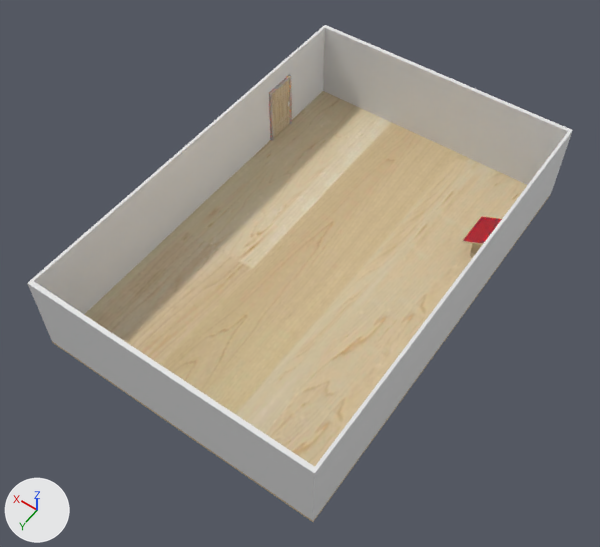
The Blender file Model_Final.blend: old version first, new version second.
Both versions are drawn from a 50 mm lens placed at (-9.72, 14.72, 21.99), pointed at (-0.07, 1.2, 0.75). Lighting does not change. The marker at lower left points along +X, +Y and +Z.

Names of what the first picture shows: 'Cua', 'Floor', 'Wall'.
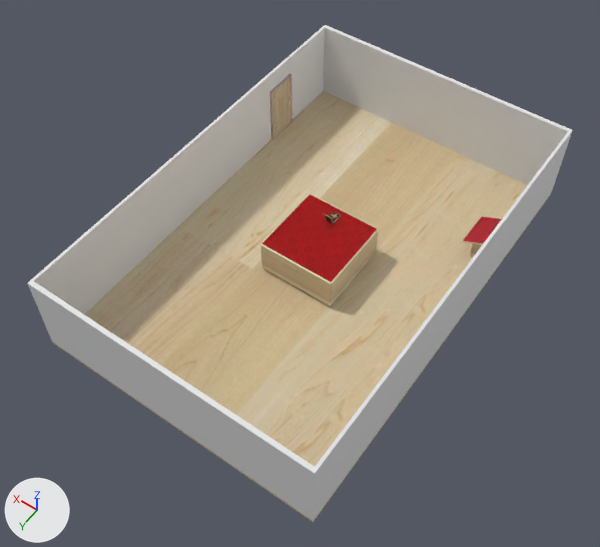
Location of each change, [x1, y1, x2, y2] in pixels of the pictures (600 x 547 px):
'Tu_to_khong_kinh', shown: after [261, 194, 378, 305]
'Cua', moved, rescaled: before [269, 75, 292, 141]; after [270, 74, 292, 140]
'3d-model.001', added: after [324, 212, 341, 224]

What changed in the scene script:
```text
Add img_brushed_gold_01_1k_base_color_png:
    img_brushed_gold_01_1k_base_color_png = load_image('Brushed_gold_01_1K_Base_Color.png', 'Texture/Brushed_gold_01_1K_Base_Color.png', 1024, 1024, 'sRGB')
Add img_1k_casino_carpet_4_diffuse_jpg:
    img_1k_casino_carpet_4_diffuse_jpg = load_image('1K-casino_carpet_4-diffuse.jpg', 'Texture/1K-casino_carpet_4-diffuse.jpg', 1024, 1024, 'sRGB')
Add mat_wire_087224198:
    mat_wire_087224198 = principled_material('wire_087224198')
    mat_wire_087224198.base_color = (0.0, 0.0, 0.0)  # black #000000
Add mat_wire_006134006:
    mat_wire_006134006 = principled_material('wire_006134006')
    mat_wire_006134006.base_color = (0.0, 0.0, 0.0)  # black #000000
Add mat_wire_134006006:
    mat_wire_134006006 = principled_material('wire_134006006')
    mat_wire_134006006.base_color = (0.0, 0.0, 0.0)  # black #000000
Add mat_wire_224198087:
    mat_wire_224198087 = principled_material('wire_224198087')
    mat_wire_224198087.texture = img_brushed_gold_01_1k_base_color_png
Add mat_wire_224086086:
    mat_wire_224086086 = principled_material('wire_224086086')
    mat_wire_224086086.texture = img_1k_casino_carpet_4_diffuse_jpg
Add mat_wire_143224087:
    mat_wire_143224087 = principled_material('wire_143224087')
    mat_wire_143224087.texture = img_1k_casino_carpet_4_diffuse_jpg
Add mat_wire_134110008:
    mat_wire_134110008 = principled_material('wire_134110008')
    mat_wire_134110008.base_color = (0.0, 0.0, 0.0)  # black #000000
Add mat_wire_028089177:
    mat_wire_028089177 = principled_material('wire_028089177')
    mat_wire_028089177.base_color = (1.0, 1.0, 1.0)  # white #ffffff
Add mat_wire_229166215:
    mat_wire_229166215 = principled_material('wire_229166215')
    mat_wire_229166215.texture = img_brushed_gold_01_1k_base_color_png
    mat_wire_229166215.metallic = 0.25
    mat_wire_229166215.roughness = 0.05
Add me_3d_model_001:
    me_3d_model_001.from_pydata(...)  # 7953 vertices, 8154 faces; spans x -9.2..9.2, y 0.2..29.4, z -20.2..20.5
    me_3d_model_001.materials.append(mat_wire_028089177)  # white #ffffff
    me_3d_model_001.materials.append(mat_wire_087224198)  # black #000000
    me_3d_model_001.materials.append(mat_wire_134006006)  # black #000000
    me_3d_model_001.materials.append(mat_wire_134110008)  # black #000000
    me_3d_model_001.materials.append(mat_wire_224086086)  # picture img_1k_casino_carpet_4_diffuse_jpg
    me_3d_model_001.materials.append(mat_wire_006134006)  # black #000000
    me_3d_model_001.materials.append(mat_wire_229166215)  # picture img_brushed_gold_01_1k_base_color_png
    me_3d_model_001.materials.append(mat_wire_143224087)  # picture img_1k_casino_carpet_4_diffuse_jpg
    me_3d_model_001.materials.append(mat_wire_224198087)  # picture img_brushed_gold_01_1k_base_color_png
Change ob_cua:
    ob_cua.location: (4.88, -4.44, 0.1) -> (4.9, -4.5, 0.1)
    ob_cua.scale: (0.000784, 0.00111, 0.00136) -> (0.000791, 0.00111, 0.00136)
Change ob_tu_to_khong_kinh:
    remove ob_tu_to_khong_kinh.hide_set(True)  # its collection is switched off
Add ob_3d_model_001:
    ob_3d_model_001 = bpy.data.objects.new('3d-model.001', me_3d_model_001)
    ob_3d_model_001.location = (0.09, -0.85, 1.4)
    ob_3d_model_001.rotation_euler = (1.571, 0.0, 0.0)  # degrees (90, 0, 0)
    ob_3d_model_001.scale = (0.015, 0.015, 0.015)
```
